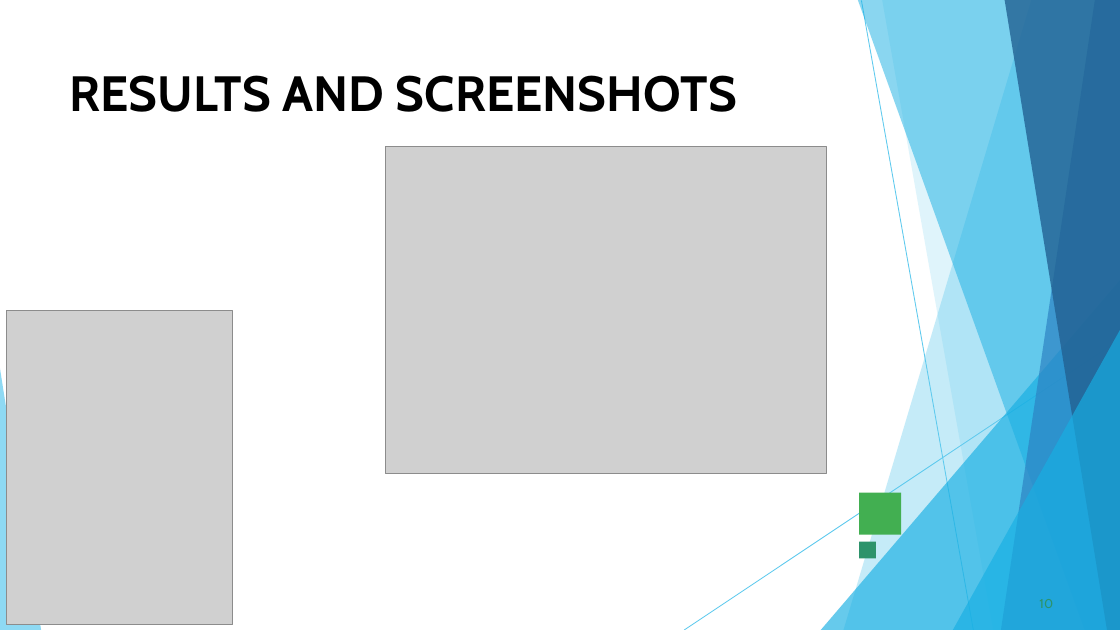
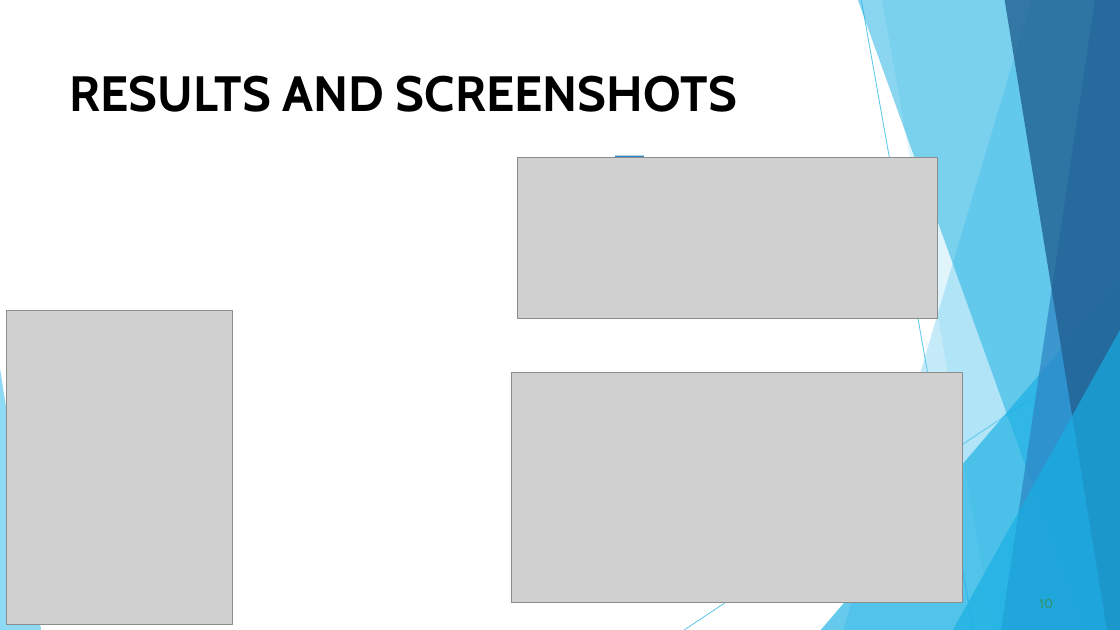
Before and after one commit to Elamathiraja/Elamathi-R, a slide deck: slide 10 of NM.ppt.pptx. Drawn at 1120x630 pixels with LibreOffice and Linux fonts; fonts in the diff are those of the drawing; grey boxes stand for pictures. Boxes give left, top, right and bottom in pixels: in the first picture for what was removed or moved away, otherwise in the second. Text is boxed around its words. In the diff, an @@ line names an element or a change of style, - is before the commit and + after.

```diff
--- a/NM.ppt.pptx
+++ b/NM.ppt.pptx
@@ picture removed at (x1=385, y1=146, x2=826, y2=474) @@
@@ picture added at (x1=518, y1=157, x2=938, y2=318) @@
@@ freeform shape added at (x1=615, y1=155, x2=644, y2=185), fill #2D83C3 @@
@@ picture added at (x1=511, y1=372, x2=963, y2=602) @@
@@ freeform shape removed at (x1=860, y1=492, x2=902, y2=534) @@
@@ freeform shape removed at (x1=860, y1=542, x2=876, y2=559) @@
```
